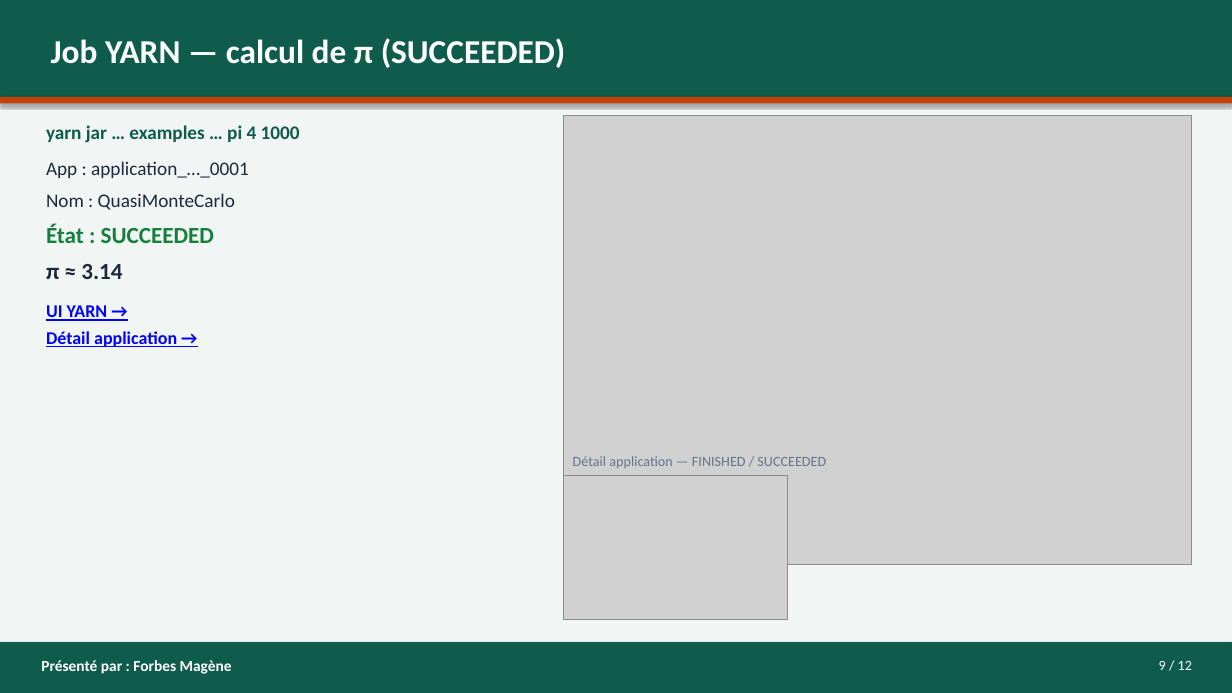
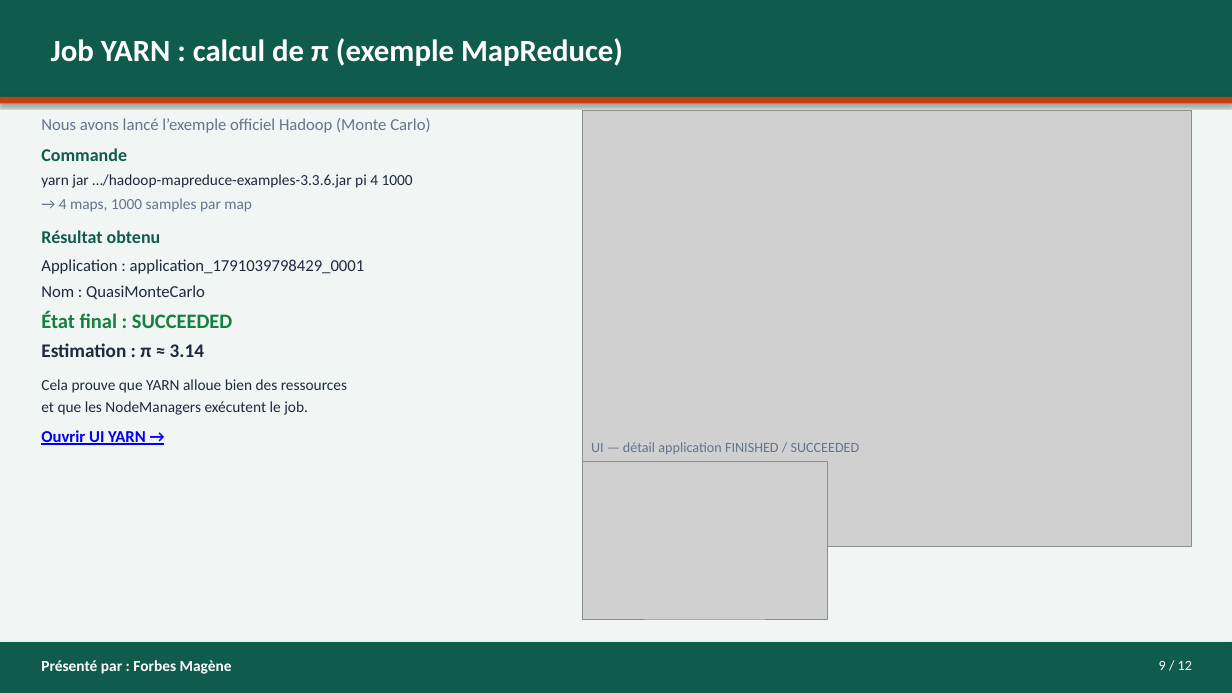
Before and after one commit to asinyopetro/Les_Hadoop_Riders_G4, a slide deck: slide 9 of presentation/PRESENTATION-G4-Les_Hadoop_Riders.pptx. Drawn at 1232x693 pixels with LibreOffice and Linux fonts; fonts in the diff are those of the drawing; grey boxes stand for pictures. Boxes give left, top, right and bottom in pixels: in the first picture for what was removed or moved away, otherwise in the second. Text is boxed around its words. In the diff, an @@ line names an element or a change of style, - is before the commit and + after.

```diff
--- a/presentation/PRESENTATION-G4-Les_Hadoop_Riders.pptx
+++ b/presentation/PRESENTATION-G4-Les_Hadoop_Riders.pptx
@@ text at (51, 38, 623, 66): text changed; size 26 to 24 pt @@
-Job YARN — calcul de π (SUCCEEDED)
+Job YARN : calcul de π (exemple MapReduce)
@@ text "Nous avons lancé l’exemple officiel ...": place and size @@
-text "Nous avons lancé l’exemple officiel ..." at (46, 125, 300, 347)
+text "Nous avons lancé l’exemple officiel ..." at (41, 118, 430, 445)
@@ text at (41, 118, 430, 274): text changed; size 15 to 13 pt; text colour #0F5C4C to #1E293B; bold off @@
-yarn jar … examples … pi 4 1000
-App : application_…_0001
+Nous avons lancé l’exemple officiel Hadoop (Monte Carlo)
+Commande
+yarn jar …/hadoop-mapreduce-examples-3.3.6.jar pi 4 1000
+→ 4 maps, 1000 samples par map
+Résultat obtenu
+Application : application_1791039798429_0001
@@ picture: place and size @@
-picture at (564, 116, 1192, 565)
+picture at (582, 111, 1192, 546)
@@ text at (41, 285, 205, 300): size 15 to 13 pt in "Nom : QuasiMonteCarlo"; less space between paragraphs @@
@@ text at (41, 311, 347, 445): text changed; size 14 to 12 pt; text colour #0000FF to #1E293B; bold off @@
-État : SUCCEEDED
-π ≈ 3.14
-UI YARN →
-Détail application →
+État final : SUCCEEDED
+Estimation : π ≈ 3.14
+Cela prouve que YARN alloue bien des ressources
+et que les NodeManagers exécutent le job.
+Ouvrir UI YARN →
@@ text at (591, 442, 860, 454): text changed @@
-Détail application — FINISHED / SUCCEEDED
+UI — détail application FINISHED / SUCCEEDED
@@ picture: place and size @@
-picture at (564, 476, 787, 619)
+picture at (582, 462, 827, 619)
```
Also in this commit, not shown: 11 other slides changed, 3 other files.
